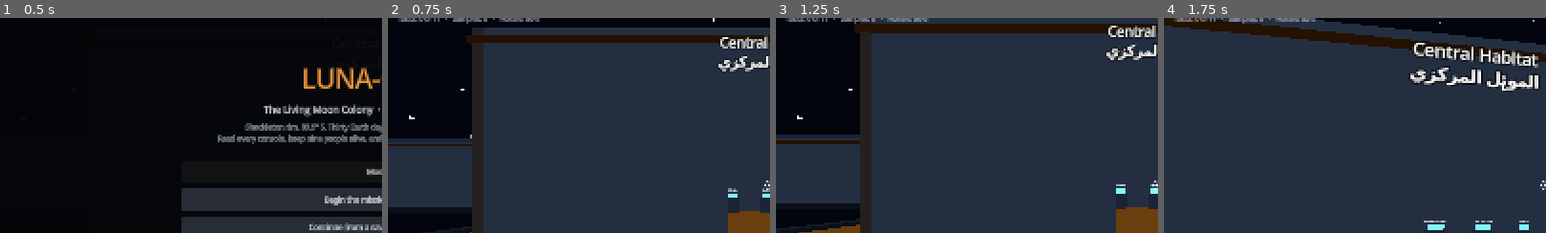
Above: before the commit, frames 1-4 (left to right).
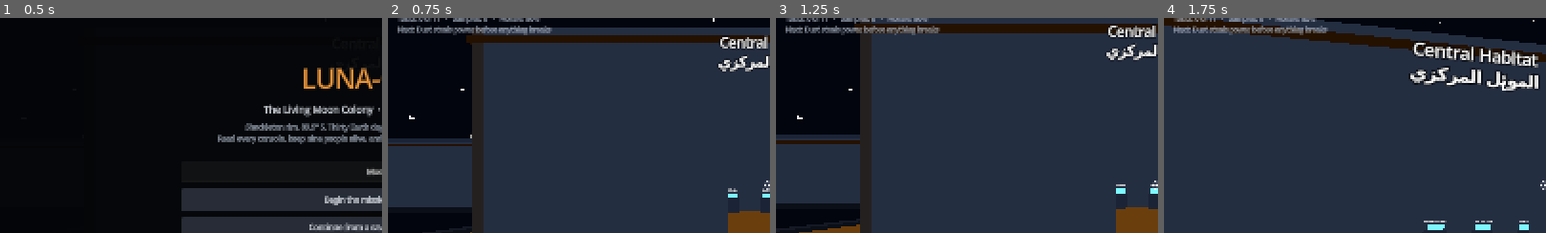
Above: after the commit, the same moments.

Repository: Mostafa-Taher-git/Luna-Quest
Game: Godot game, scene res://scenes/Main.tscn
Two runs of this game, one before a commit and one after it. Both use one fixed random seed, a clock stepped at 60 frames per second and the inputs below.
Inputs (mouse positions are % of the whole screen's width and height, from its top left):
- Up to frame 1 (0.5 s): no input
- Up to frame 2 (0.75 s): click "Begin the mission · ابدأ المه…" at 0.5 s
- Up to frame 3 (1.25 s): no input
- Up to frame 4 (1.75 s): tap Enter at 1.25 s; move the mouse to (55, 50) at 1.27 s; hold W from 1.28 s (still down); hold Tab from 1.28 s (still down); tap Space at 1.52 s
The pictures show only the part of the screen within x 0-50%, y 11-61%; the shares and areas given below are measured in that part.

Frame 1 is identical in both runs. In frame 2, 1.0% of the frame differs, in the area x 2-43%, y 3-8%; in frame 3, 1.1%; in frame 4, 1.1%.

Commit message:
Tell the commander what to do next
The port had completed tasks and incident notices but no standing pointer at an
unfinished objective, so a new player could walk a finished colony without a next step.
The mission line now ends with the first task still open, in both languages.

Co-authored-by: arena-agent <297053741+arena-agent@users.noreply.github.com>

Diff:
--- a/engines/godot-gdscript/LunaQuest.GDScript/scripts/hud.gd
+++ b/engines/godot-gdscript/LunaQuest.GDScript/scripts/hud.gd
@@ -244,12 +244,33 @@
 
 	var tasks := sim.journal.size()
 	var total := Content.objectives.size()
+	var samples := int(sim.state["samplesCollected"])
+	var morale := int(round(sim.state["averageMorale"] * 100.0))
+	var next := _next_objective(sim)
 	if arabic:
 		mission_label.text = "المهام: %d من %d   ·   العينات: %d   ·   الروح المعنوية: %d%%" % [
-			tasks, total, int(sim.state["samplesCollected"]), int(round(sim.state["averageMorale"] * 100.0))]
+			tasks, total, samples, morale]
+		if next != "":
+			mission_label.text += "\nالتالي: %s" % next
 	else:
 		mission_label.text = "Tasks: %d of %d   ·   Samples: %d   ·   Morale: %d%%" % [
-			tasks, total, int(sim.state["samplesCollected"]), int(round(sim.state["averageMorale"] * 100.0))]
+			tasks, total, samples, morale]
+		if next != "":
+			mission_label.text += "\nNext: %s" % next
+
+
+## The first task the commander has not finished, so a new player always has somewhere to walk.
+func _next_objective(sim: LQSim) -> String:
+	for objective in Content.objectives:
+		var id := str(objective.get("id", ""))
+		var done := false
+		for entry in sim.journal:
+			if str(entry.get("objectiveId", "")) == id:
+				done = true
+				break
+		if not done:
+			return str(objective.get("titleAr", "")) if arabic else str(objective.get("titleEn", ""))
+	return ""
 
 
 func _colour(label: Label, warn: bool) -> void:
